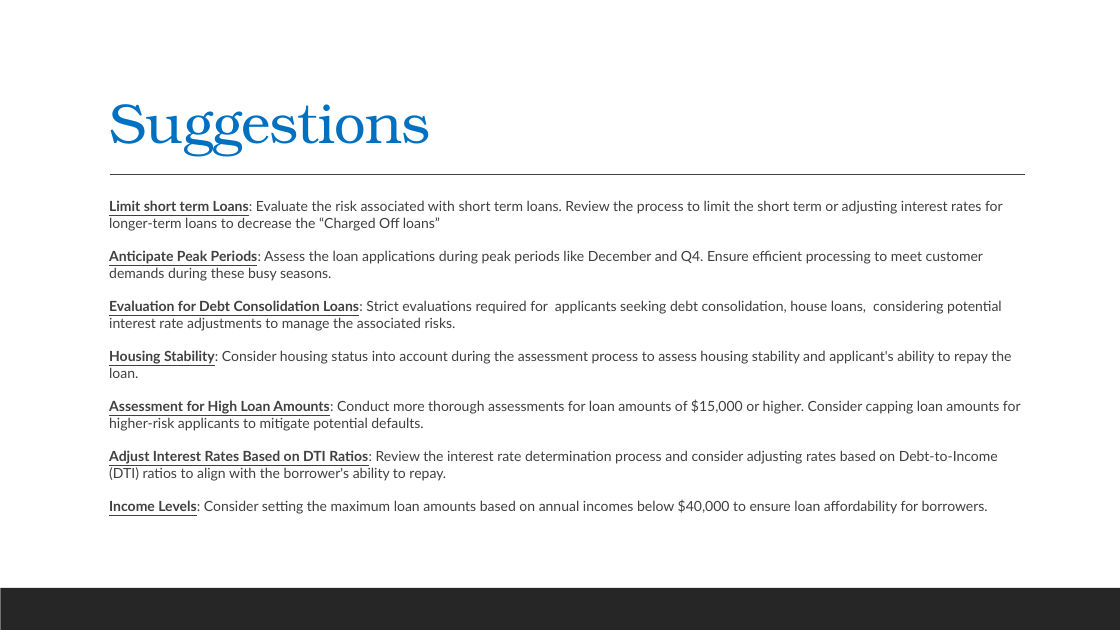
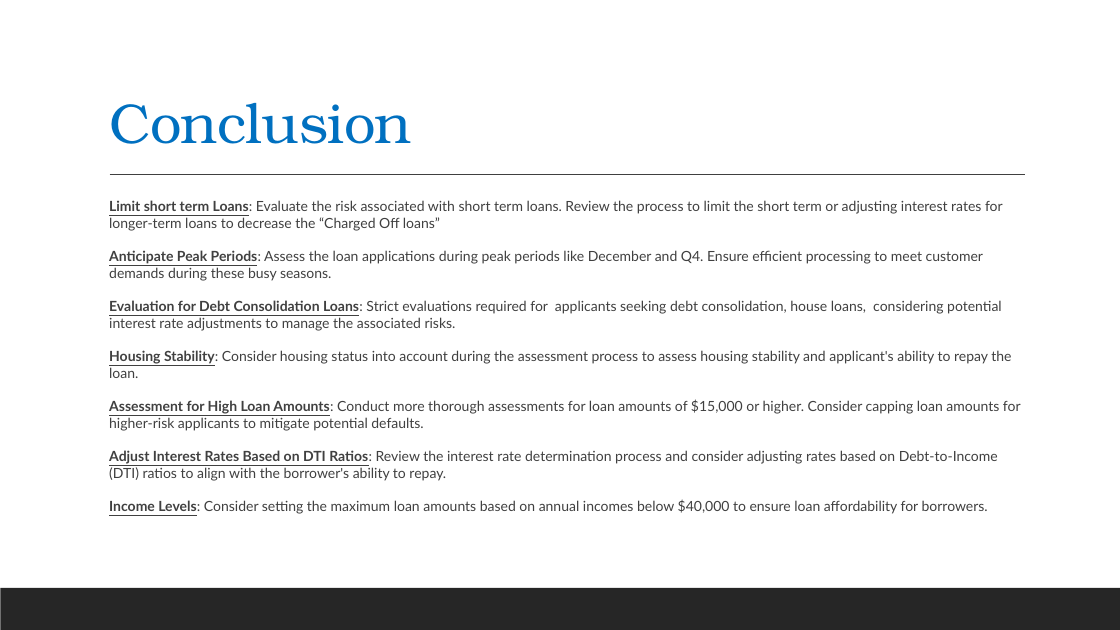
Before and after one commit to mrsivanandareddy/lending-club-case-study, a slide deck: slide 28 of Lending_Club_Case_Study.pptx (slide 25 before the commit). Drawn at 1120x630 pixels with LibreOffice and Linux fonts; fonts in the diff are those of the drawing. Boxes give left, top, right and bottom in pixels: in the first picture for what was removed or moved away, otherwise in the second. Text is boxed around its words. In the diff, an @@ line names an element or a change of style, - is before the commit and + after.

```diff
--- a/Lending_Club_Case_Study.pptx
+++ b/Lending_Club_Case_Study.pptx
@@ title at (x1=109, y1=103, x2=412, y2=144): text changed @@
-Suggestions
+Conclusion
```
Also in this commit, not shown: 1 other slide changed, 3 slides added, 1 other file.
